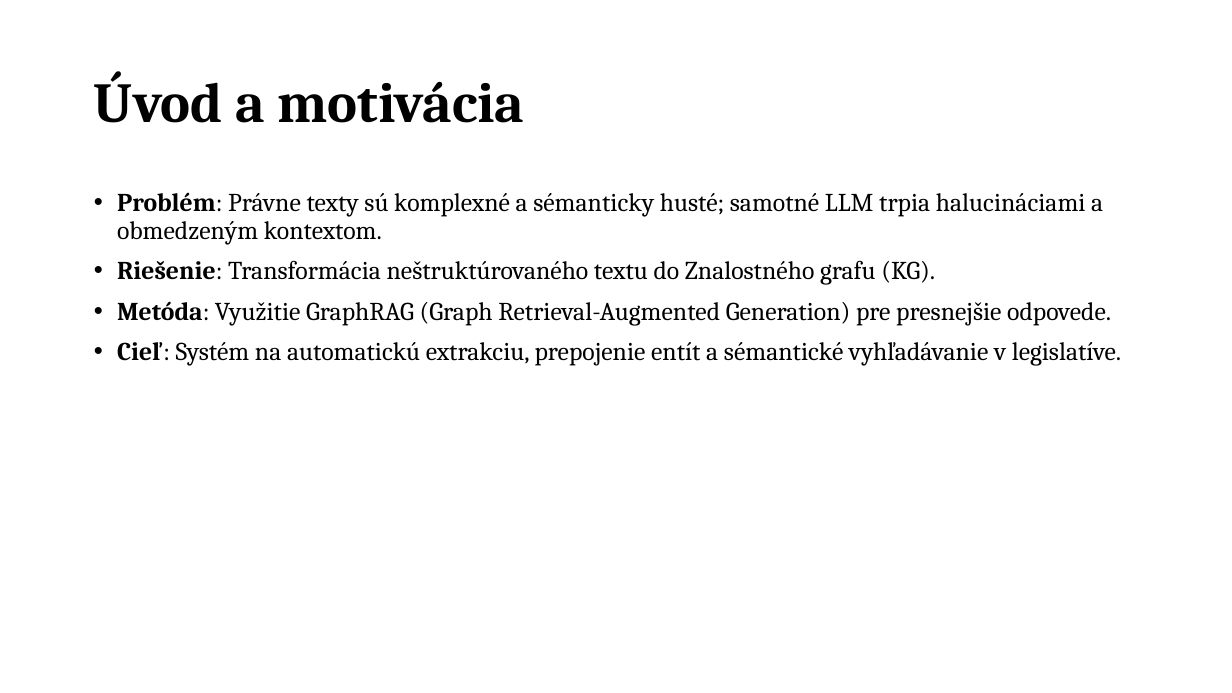
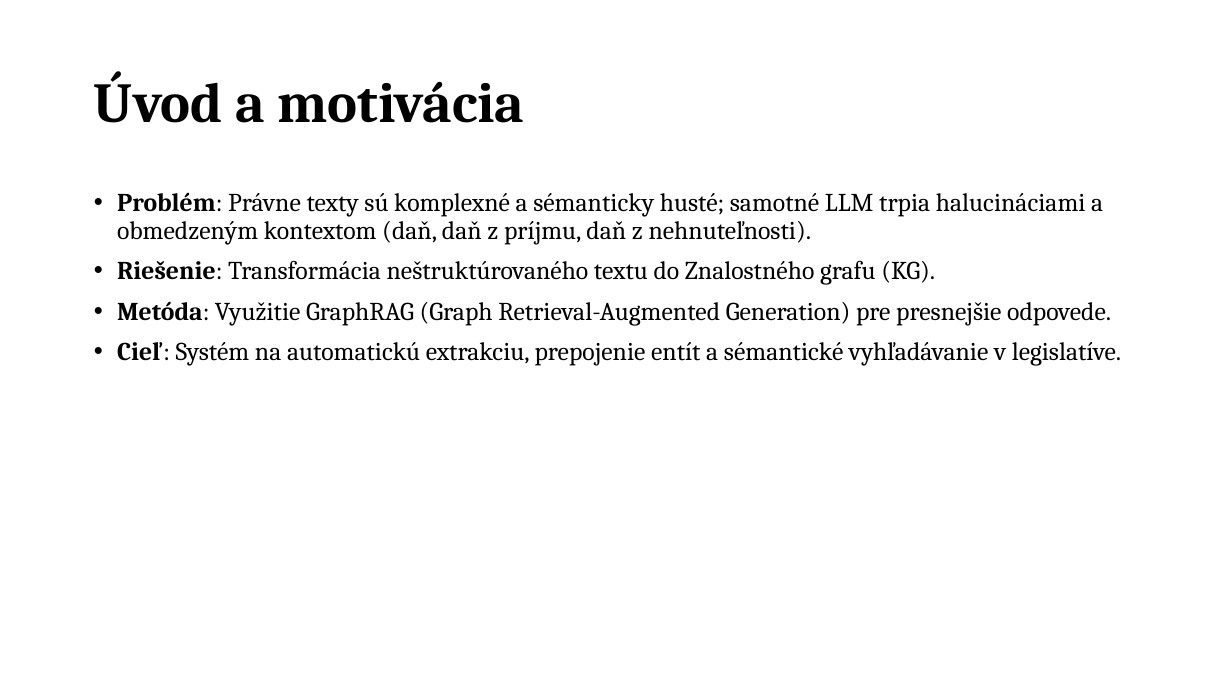
Before and after one commit to samuelbagin1/llm-knowledge-graph, a slide deck: slide 2 of presentations/Využitie LLM pre analýzu právnych dokumentov nove.pptx. Drawn at 1232x693 pixels with LibreOffice and Linux fonts; fonts in the diff are those of the drawing. Boxes give left, top, right and bottom in pixels: in the first picture for what was removed or moved away, otherwise in the second. Text is boxed around its words. In the diff, an @@ line names an element or a change of style, - is before the commit and + after.

```diff
--- a/presentations/Využitie LLM pre analýzu právnych dokumentov nove.pptx
+++ b/presentations/Využitie LLM pre analýzu právnych dokumentov nove.pptx
@@ text at (117,192,1103,244): text changed @@
-• Problém: Právne texty sú komplexné a sémanticky husté; samotné LLM trpia halucináciami a obmedzeným kontextom.
+• Problém: Právne texty sú komplexné a sémanticky husté; samotné LLM trpia halucináciami a obmedzeným kontextom (daň, daň z príjmu, daň z nehnuteľnosti).
```
Also in this commit, not shown: 7 other slides changed, 2 slides added, 3 other files.
